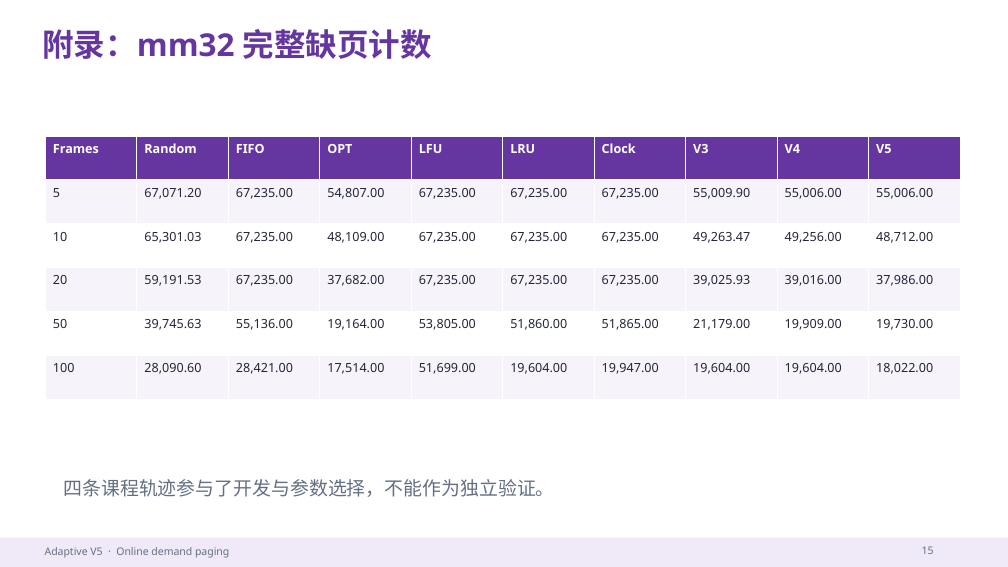
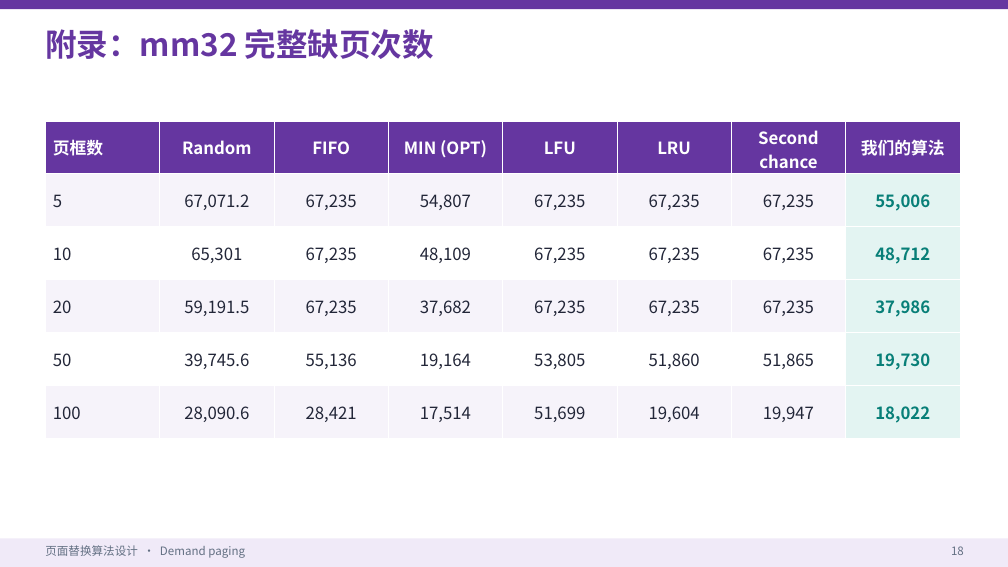
Before and after one commit to CHiSwsz/os-page-replacement, a slide deck: slide 18 of presentation/contest-v5.pptx (slide 15 before the commit). Drawn at 1008x567 pixels with LibreOffice and Linux fonts; fonts in the diff are those of the drawing. Boxes give left, top, right and bottom in pixels: in the first picture for what was removed or moved away, otherwise in the second. Text is boxed around its words. In the diff, an @@ line names an element or a change of style, - is before the commit and + after.

```diff
--- a/presentation/contest-v5.pptx
+++ b/presentation/contest-v5.pptx
@@ rectangle added at [0, 0, 1008, 9], fill #6536A0 @@
@@ text at [45, 29, 434, 59]: text changed; font Noto Sans to Noto Sans CJK SC @@
-附录：mm32 完整缺页计数
+附录：mm32 完整缺页次数
@@ table at [45, 121, 959, 439] @@
-column 1: Frames | 5 | 10 | 20 | 50 | 100
-column 2: Random | 67,071.20 | 65,301.03 | 59,191.53 | 39,745.63 | 28,090.60
-column 3: FIFO | 67,235.00 | 67,235.00 | 67,235.00 | 55,136.00 | 28,421.00
-column 4: OPT | 54,807.00 | 48,109.00 | 37,682.00 | 19,164.00 | 17,514.00
-column 5: LFU | 67,235.00 | 67,235.00 | 67,235.00 | 53,805.00 | 51,699.00
-column 6: LRU | 67,235.00 | 67,235.00 | 67,235.00 | 51,860.00 | 19,604.00
-column 7: Clock | 67,235.00 | 67,235.00 | 67,235.00 | 51,865.00 | 19,947.00
-column 8: V3 | 55,009.90 | 49,263.47 | 39,025.93 | 21,179.00 | 19,604.00
-column 9: V4 | 55,006.00 | 49,256.00 | 39,016.00 | 19,909.00 | 19,604.00
-column 10: V5 | 55,006.00 | 48,712.00 | 37,986.00 | 19,730.00 | 18,022.00
+column 1: 页框数 | 5 | 10 | 20 | 50 | 100
+column 2: Random | 67,071.2 | 65,301 | 59,191.5 | 39,745.6 | 28,090.6
+column 3: FIFO | 67,235 | 67,235 | 67,235 | 55,136 | 28,421
+column 4: MIN (OPT) | 54,807 | 48,109 | 37,682 | 19,164 | 17,514
+column 5: LFU | 67,235 | 67,235 | 67,235 | 53,805 | 51,699
+column 6: LRU | 67,235 | 67,235 | 67,235 | 51,860 | 19,604
+column 7: Second chance | 67,235 | 67,235 | 67,235 | 51,865 | 19,947
+column 8: 我们的算法 | 55,006 | 48,712 | 37,986 | 19,730 | 18,022
@@ table: place and size @@
-table at [45, 136, 960, 399]
+table at [45, 121, 959, 439]
@@ text removed at [63, 479, 554, 497] @@
-四条课程轨迹参与了开发与参数选择，不能作为独立验证。
@@ rectangle at [0, 538, 1008, 567]: shadow off @@
@@ text removed at [45, 547, 229, 558] @@
-Adaptive V5 · Online demand paging
@@ text added at [45, 545, 245, 558], 11 pt, text #637083 @@
+页面替换算法设计 · Demand paging
@@ text removed at [922, 546, 934, 554] @@
-15
@@ text added at [951, 546, 964, 555], 11 pt, text #637083 @@
+18
```
Also in this commit, not shown: 3 other slides changed, 14 slides added, 11 slides removed, 5 other files.
